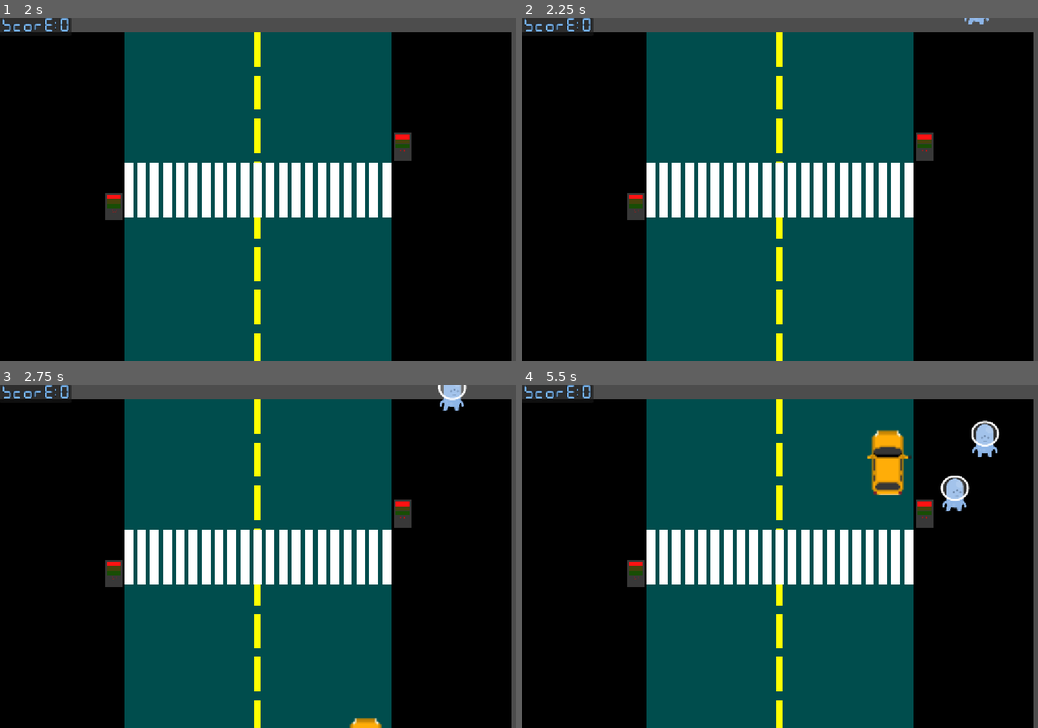
Above: before the commit, frames 1-4 (two rows, left to right).
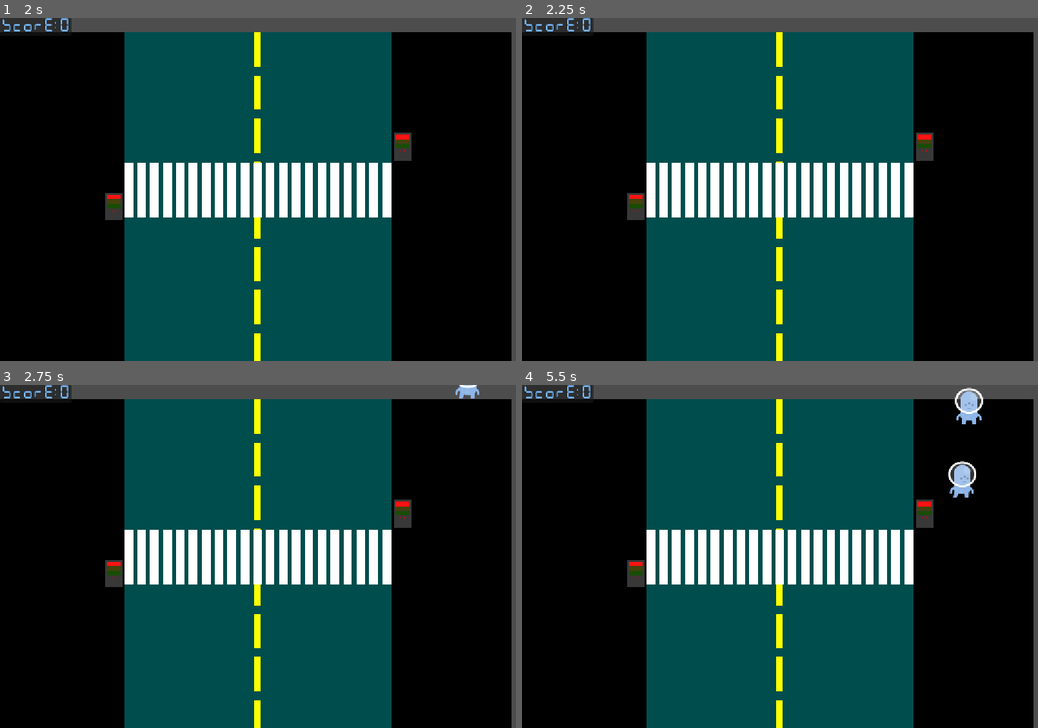
Above: after the commit, the same moments.

Repository: Peekabooo123/GodotGame
Game: Godot game, scene res://scenes/Main/main.tscn
The game is run twice, just before and just after one commit, with the same random seed, the same clock (stepped at 60 frames per second) and the same inputs.
Inputs (mouse positions are in pixels of both pictures, inside the frame that each line leads up to):
- Up to frame 1 (2 s): tap Enter at 0.5 s; move the mouse to (371, 172) at 0.52 s; click (371, 172) at 0.67 s; tap Space at 0.77, 1.52 s; move the mouse to (154, 206) at 1.27 s; click (154, 206) at 1.42 s
- Up to frame 2 (2.25 s): tap Space at 2 s; move the mouse to (831, 114) at 2.02 s; click (831, 114) at 2.17 s
- Up to frame 3 (2.75 s): no input
- Up to frame 4 (5.5 s): move the mouse to (754, 625) at 2.77 s; click (754, 625) at 2.92 s; tap Space at 3.02, 3.77, 4.52 s; move the mouse to (934, 607) at 3.52 s; click (934, 607) at 3.67 s; move the mouse to (625, 505) at 4.27 s; click (625, 505) at 4.42 s; move the mouse to (805, 556) at 5.02 s; click (805, 556) at 5.17 s

Frame 1 is identical in both runs. In frame 2, less than 0.1% of the frame differs, in the area x 85-91%, y 0-2%; in frame 3, 0.5%; in frame 4, 2.7%, in the area x 66-93%, y 0-37%.

Commit message:
Add acceleration and adjust spawn intervals
Introduce a max_acceleration export in scenes/Car/car.gd and use it to ramp car speed up gradually in _physics_process (cap at speed). Also update scenes/Main/car_spawner.gd to increase spawn interval range from 2.0s to 3.0–6.0s to reduce spawn frequency and add variability.

Diff:
--- a/scenes/Car/car.gd
+++ b/scenes/Car/car.gd
@@ -2,6 +2,7 @@
 
 @export var speed: float = 80.0                 # 初速度，实例化时会被赋值，体现差异
 @export var max_deceleration: float = 50.0      # 刹车能力，先写死在基类
+@export var max_acceleration: float = 30.0
 @export var perception_range: float = 200.0      # 检测范围，先写死在基类
 
 @onready var car_sprite: Sprite2D = $Car
@@ -33,7 +34,8 @@
 		if is_selected:
 			print('前方距离',distance_to_front,'开始减速了，当前车速： ',velocity)
 	else:
-		velocity = direction.normalized() * speed
+		var new_speed: float = min(speed, current_speed + max_acceleration * delta)
+		velocity = direction.normalized() * new_speed
 	#print(name,'当前车速： ',velocity)
 	move_and_slide()
 
--- a/scenes/Main/car_spawner.gd
+++ b/scenes/Main/car_spawner.gd
@@ -1,8 +1,8 @@
 extends Node
 
 @export var car_scene: PackedScene
-@export var min_spawn_interval: float = 2.0
-@export var max_spawn_interval: float = 2.0
+@export var min_spawn_interval: float = 3.0
+@export var max_spawn_interval: float = 6.0
 
 @onready var spawn_timer: Timer = $SpawnTimer
 
